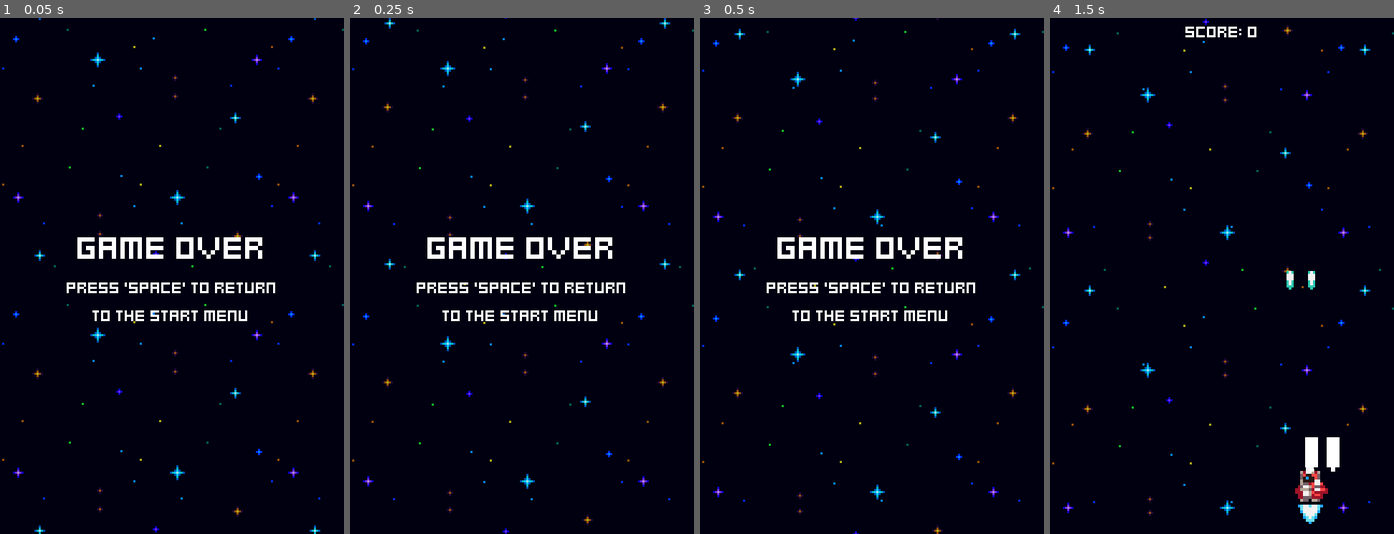
Above: before the commit, frames 1-4 (left to right).
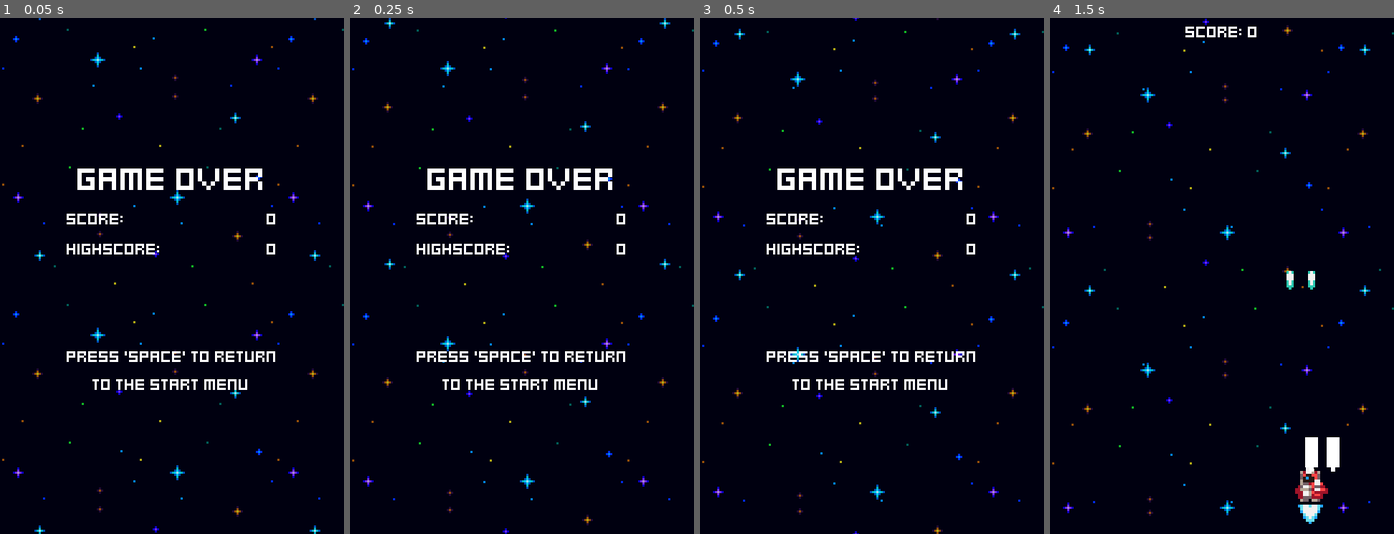
Above: after the commit, the same moments.

Repository: elbow667/GalaxyDefiance
Game: Godot game, scene res://Menus/game_over.tscn
Same seed, same stepped clock (60 frames per second), same inputs: the game is played once before the commit and once after it. This scene is started directly instead of the project's main scene.
Inputs:
- Up to frame 1 (0.05 s): no input
- Up to frame 2 (0.25 s): no input
- Up to frame 3 (0.5 s): no input
- Up to frame 4 (1.5 s): tap Space at 0.5 s; hold Right (ui_right) 0.53-1.28 s; tap Enter (ui_accept) at 0.6, 0.77, 1.07, 1.35 s; hold Left (ui_left) from 1.28 s (still down)

The runs differ from the first frame. In frame 1, 4.6% of the frame differs, in the area x 19-80%, y 29-73%; in frame 2, 4.6%; in frame 3, 4.6%; in frame 4, nothing differs.

Commit message:
Part 13 Game Score and High Score

Diff:
--- a/Menus/game_over.gd
+++ b/Menus/game_over.gd
@@ -1,6 +1,17 @@
 extends Control
 
+@export var game_stats: GameStats
+
+@onready var score_value: Label = %ScoreValue
+@onready var highscore_value: Label = %HighscoreValue
+
+func _ready() -> void:
+	if game_stats.score > game_stats.highscore:
+		game_stats.highscore = game_stats.score
+	score_value.text = str(game_stats.score)
+	highscore_value.text = str(game_stats.highscore)
 
 func _process(delta) -> void:
 	if Input.is_action_just_pressed("ui_accept"):
+		game_stats.score = 0
 		get_tree().change_scene_to_file("res://Menus/menu.tscn")
--- a/Menus/game_over.tscn
+++ b/Menus/game_over.tscn
@@ -1,7 +1,8 @@
-[gd_scene load_steps=5 format=3 uid="uid://cl66bg8inyota"]
+[gd_scene load_steps=6 format=3 uid="uid://cl66bg8inyota"]
 
 [ext_resource type="Script" path="res://Menus/game_over.gd" id="1_3dh6u"]
 [ext_resource type="PackedScene" uid="uid://cvxnlc4gytw2n" path="res://effects/space_background.tscn" id="1_gknwe"]
+[ext_resource type="Resource" uid="uid://m7x3g1o840ot" path="res://game_stats.tres" id="2_3fyvy"]
 [ext_resource type="LabelSettings" uid="uid://bjksldnugftxi" path="res://Menus/title_label_settings.tres" id="2_mvmy7"]
 [ext_resource type="LabelSettings" uid="uid://bh06675deg8yu" path="res://Menus/default_label_settings.tres" id="3_1c1nj"]
 
@@ -13,6 +14,7 @@
 grow_horizontal = 2
 grow_vertical = 2
 script = ExtResource("1_3dh6u")
+game_stats = ExtResource("2_3fyvy")
 
 [node name="SpaceBackground" parent="." instance=ExtResource("1_gknwe")]
 
@@ -33,6 +35,40 @@
 label_settings = ExtResource("2_mvmy7")
 horizontal_alignment = 1
 
+[node name="ScoreHBoxContainer" type="HBoxContainer" parent="CenterContainer/VBoxContainer"]
+layout_mode = 2
+
+[node name="ScoreLabel" type="Label" parent="CenterContainer/VBoxContainer/ScoreHBoxContainer"]
+layout_mode = 2
+size_flags_horizontal = 3
+text = "Score:"
+label_settings = ExtResource("3_1c1nj")
+
+[node name="ScoreValue" type="Label" parent="CenterContainer/VBoxContainer/ScoreHBoxContainer"]
+unique_name_in_owner = true
+layout_mode = 2
+text = "0"
+label_settings = ExtResource("3_1c1nj")
+
+[node name="HighscoreHBoxContainer" type="HBoxContainer" parent="CenterContainer/VBoxContainer"]
+layout_mode = 2
+
+[node name="HighscoreLabel" type="Label" parent="CenterContainer/VBoxContainer/HighscoreHBoxContainer"]
+layout_mode = 2
+size_flags_horizontal = 3
+text = "Highscore:"
+label_settings = ExtResource("3_1c1nj")
+
+[node name="HighscoreValue" type="Label" parent="CenterContainer/VBoxContainer/HighscoreHBoxContainer"]
+unique_name_in_owner = true
+layout_mode = 2
+text = "0"
+label_settings = ExtResource("3_1c1nj")
+
+[node name="Space" type="Control" parent="CenterContainer/VBoxContainer"]
+custom_minimum_size = Vector2(0, 32)
+layout_mode = 2
+
 [node name="MenuLabel" type="Label" parent="CenterContainer/VBoxContainer"]
 layout_mode = 2
 text = "press 'space' to return
--- a/project.godot
+++ b/project.godot
@@ -15,6 +15,10 @@
 run/main_scene="res://Menus/menu.tscn"
 config/features=PackedStringArray("4.2", "Forward Plus")
 config/icon="res://icon.svg"
+
+[autoload]
+
+ResourceStash="*res://resource_stash.gd"
 
 [display]
 
--- /dev/null
+++ b/resource_stash.gd
@@ -0,0 +1,4 @@
+extends Node
+
+
+var game_stats: GameStats = load("res://game_stats.tres")
